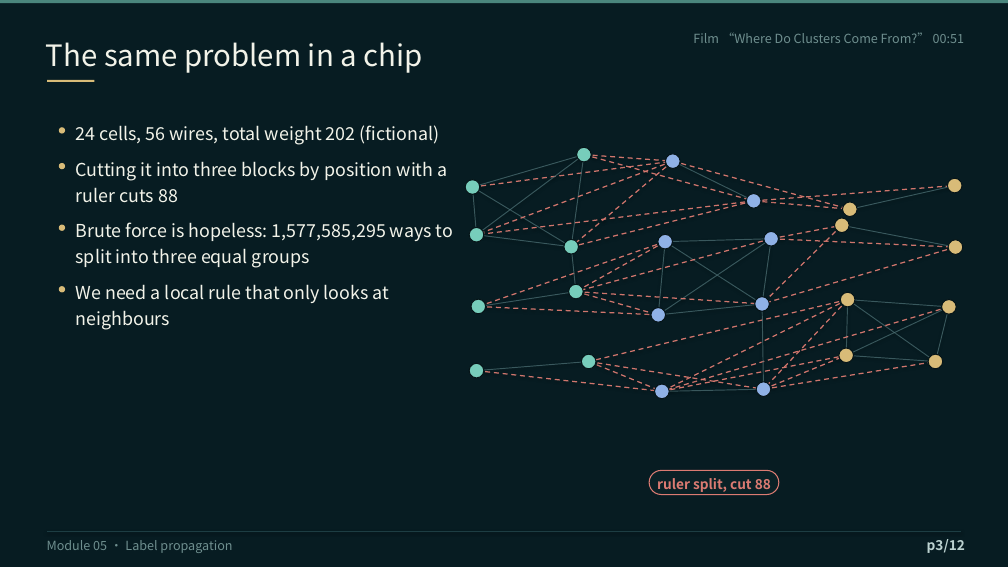
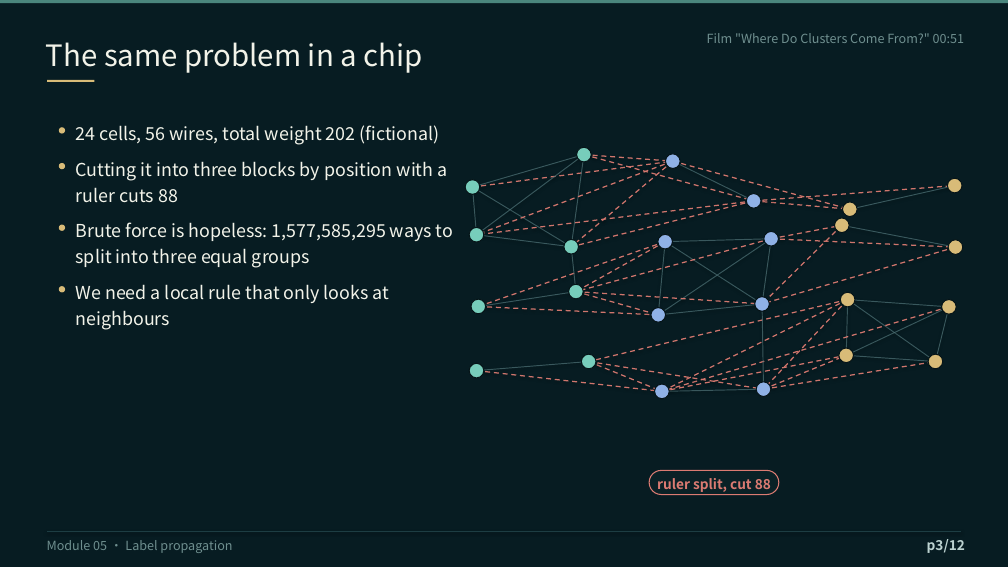
Before and after one commit to Su3037/learning-clustering, a slide deck: slide 3 of site/slides/m05-label-propagation/en/m05-label-propagation-en.pptx. Drawn at 1008x567 pixels with LibreOffice and Linux fonts; fonts in the diff are those of the drawing. Boxes give left, top, right and bottom in pixels: in the first picture for what was removed or moved away, otherwise in the second. Text is boxed around its words. In the diff, an @@ line names an element or a change of style, - is before the commit and + after.

```diff
--- a/site/slides/m05-label-propagation/en/m05-label-propagation-en.pptx
+++ b/site/slides/m05-label-propagation/en/m05-label-propagation-en.pptx
@@ text at (707,33,964,43): text changed @@
-Film “Where Do Clusters Come From?” 00:51
+Film "Where Do Clusters Come From?" 00:51
```
Also in this commit, not shown: 9 other slides changed, 30 other files.
